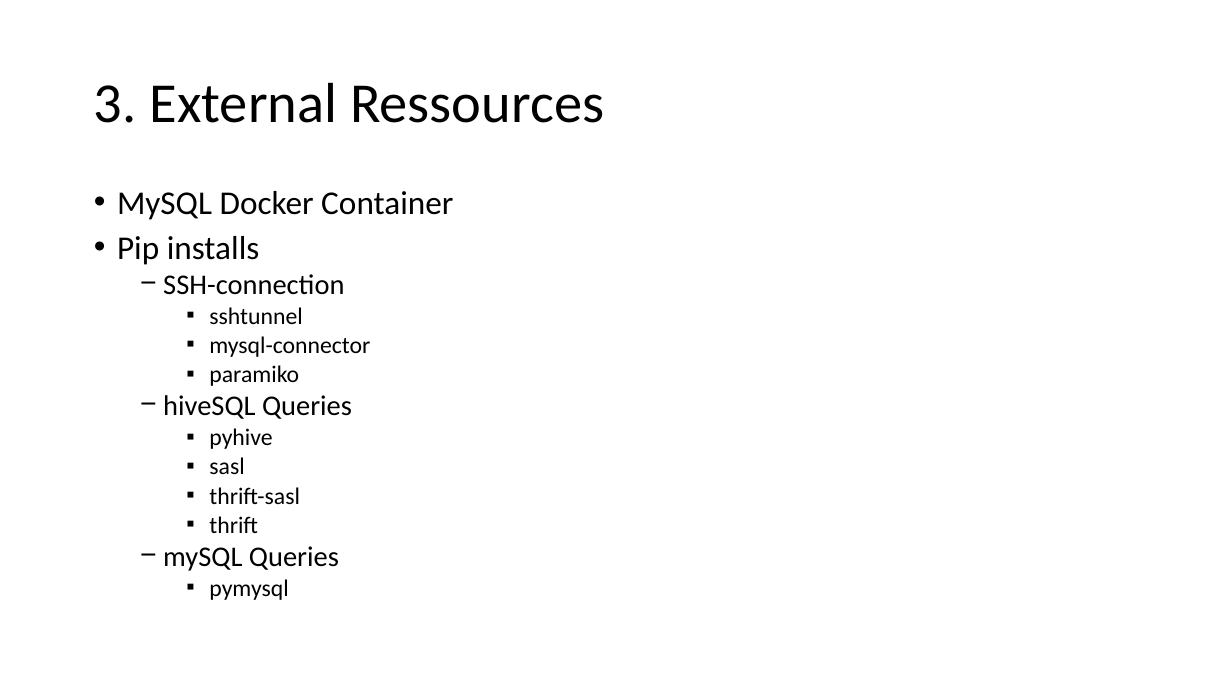
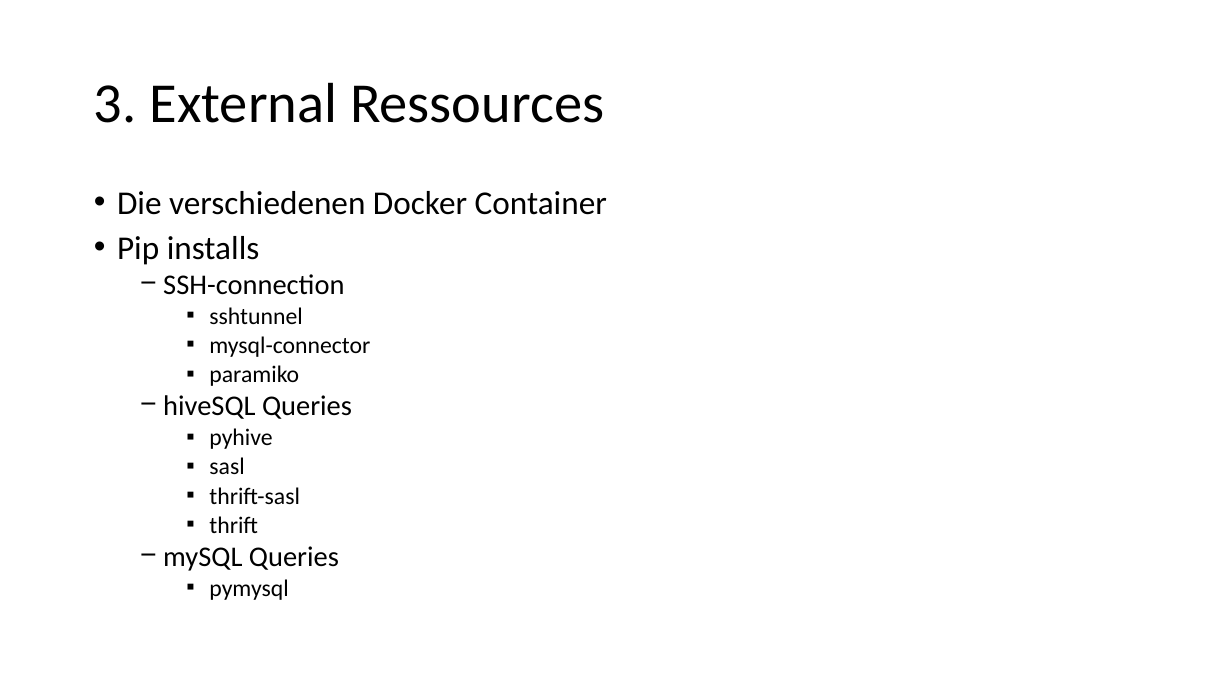
Before and after one commit to juliabb1/Big-Data_MTG-Trading-Card-DB, a slide deck: slide 5 of Big-Data-MTG-DB.pptx. Drawn at 1232x693 pixels with LibreOffice and Linux fonts; fonts in the diff are those of the drawing. Boxes give left, top, right and bottom in pixels: in the first picture for what was removed or moved away, otherwise in the second. Text is boxed around its words. In the diff, an @@ line names an element or a change of style, - is before the commit and + after.

```diff
--- a/Big-Data-MTG-DB.pptx
+++ b/Big-Data-MTG-DB.pptx
@@ text at <box>117,191,607,215</box>: text changed @@
-• MySQL Docker Container
+• Die verschiedenen Docker Container
```
Also in this commit, not shown: 1 other slide changed.
